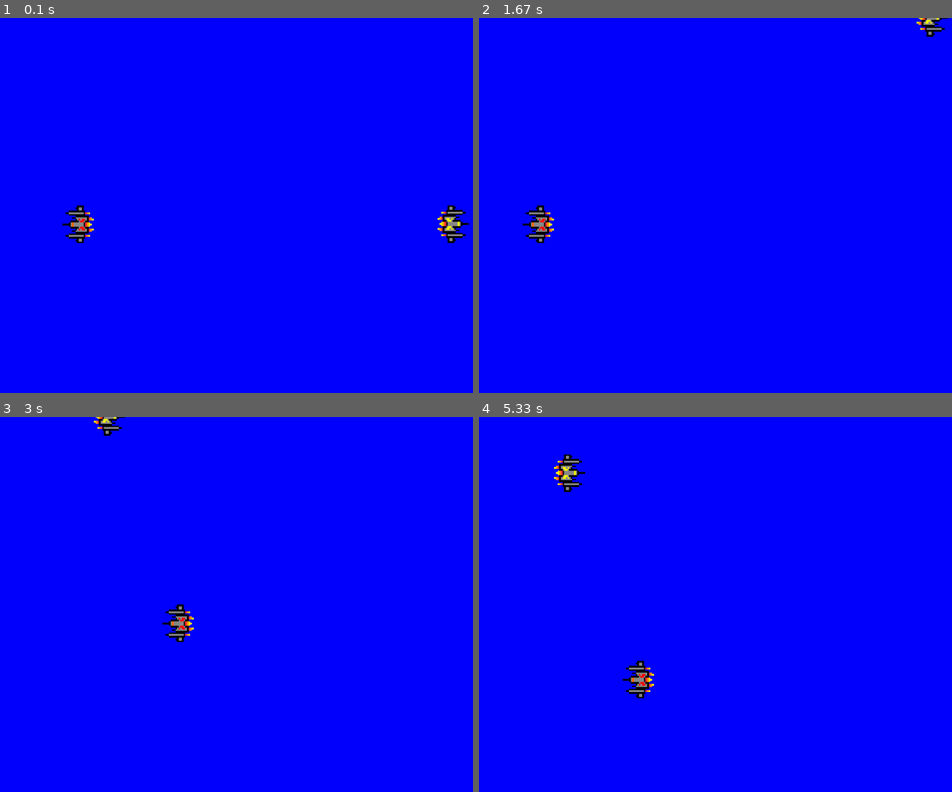
Above: before the commit, frames 1-4 (two rows, left to right).
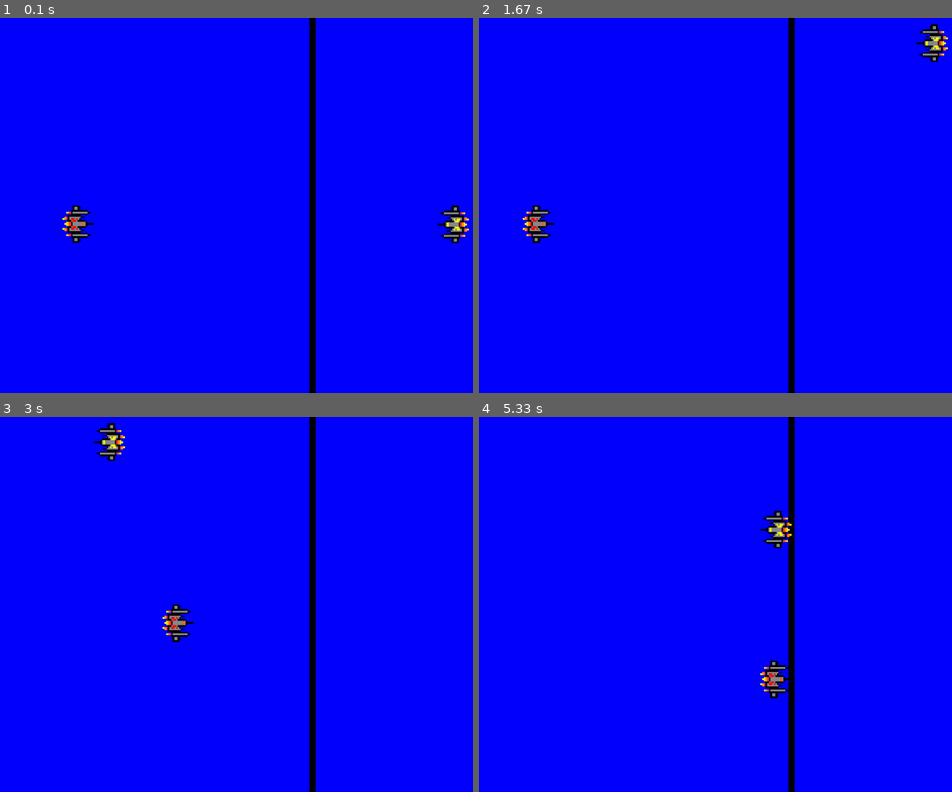
Above: after the commit, the same moments.

Repository: khanyicode/Spaceship_game_using_pygame
Game: pygame game, started from game.py
Two runs of this game, one before a commit and one after it. Both use one fixed random seed, a clock stepped at 60 frames per second and the inputs below.
Inputs:
- Up to frame 1 (0.1 s): no input
- Up to frame 2 (1.67 s): tap A at 0.33 s; hold Up 1.17-1.63 s
- Up to frame 3 (3 s): hold D 2.17-2.7 s; hold Left 2.17-2.7 s; hold Left from 2.73 s (still down); hold A from 2.73 s (still down)
- Up to frame 4 (5.33 s): release Left at 3.27 s; release A at 3.27 s; hold Down 3.3-3.6 s; hold S 3.3-3.6 s; hold Left 3.63-4.03 s; hold A 3.63-4.03 s; hold Up 4.07-4.43 s; hold W 4.07-4.43 s; hold Right 4.47-5.1 s; hold D 4.47-5.1 s; hold Down from 5.13 s (still down); hold S from 5.13 s (still down)

The runs differ from the first frame. In frame 1, 2.3% of the frame differs, in the area x 13-100%, y 0-100%; in frame 2, 2.3%; in frame 3, 2.3%; in frame 4, 2.9%, in the area x 15-67%, y 0-100%.

Commit message:
changed_spaceship_direction_added_border

Diff:
--- a/game.py
+++ b/game.py
@@ -10,8 +10,10 @@
 WIN = pygame.display.set_mode((WIDTH, HEIGHT))
 pygame.display.set_caption("MINI GAME")
 BLUE = (0, 0, 255)
+BLACK=(0,0,0)
 FPS = 70
 velocity=10
+BORDER=pygame.Rect(WIDTH//2-5,0,10,HEIGHT)
 SPACESHIP_WIDTH, SPACESHIP_HEIGHT = 60, 50
 
 # Initial positions of spaceships
@@ -21,16 +23,17 @@
 # Fix the paths and scale the images correctly
 def define_ships(spaceship_yellow, spaceship_red):
     YELLOW_SPACESHIP_IMAGE = pygame.image.load(os.path.join('Assets', f'{spaceship_yellow}.png'))
-    YELLOW_SPACESHIP_IMAGE = pygame.transform.rotate(pygame.transform.scale(YELLOW_SPACESHIP_IMAGE, (SPACESHIP_WIDTH, SPACESHIP_HEIGHT)), 90)
+    YELLOW_SPACESHIP_IMAGE = pygame.transform.rotate(pygame.transform.scale(YELLOW_SPACESHIP_IMAGE, (SPACESHIP_WIDTH, SPACESHIP_HEIGHT)), 270)
 
     RED_SPACESHIP_IMAGE = pygame.image.load(os.path.join('Assets', f'{spaceship_red}.png'))
-    RED_SPACESHIP_IMAGE = pygame.transform.rotate(pygame.transform.scale(RED_SPACESHIP_IMAGE, (SPACESHIP_WIDTH, SPACESHIP_HEIGHT)), 270)
+    RED_SPACESHIP_IMAGE = pygame.transform.rotate(pygame.transform.scale(RED_SPACESHIP_IMAGE, (SPACESHIP_WIDTH, SPACESHIP_HEIGHT)), -270)
 
     return YELLOW_SPACESHIP_IMAGE, RED_SPACESHIP_IMAGE
 
 
 def drawings(YELLOW_SPACESHIP_IMAGE, RED_SPACESHIP_IMAGE):
     WIN.fill(BLUE)
+    pygame.draw.rect(WIN,BLACK,BORDER)
     WIN.blit(YELLOW_SPACESHIP_IMAGE, (yellow_x, yellow_y))
     WIN.blit(RED_SPACESHIP_IMAGE, (red_x, red_y))
     pygame.display.update()
@@ -48,28 +51,29 @@
     crash_sound = mixer.Sound(f'Assets/{sound_name}.mp3')
     return crash_sound
 
-
 def handle_red_spaceship_movement(keys_pressed):
     global red_x, red_y
-    if keys_pressed[pygame.K_a]:  # moving to the left
+
+    if keys_pressed[pygame.K_a] and red_x - velocity > 0:  # moving to the left
         red_x -= velocity
-    if keys_pressed[pygame.K_d]:  # moving to the right
+    if keys_pressed[pygame.K_d] and red_x + velocity < BORDER.x:  # moving to the right
         red_x += velocity
-    if keys_pressed[pygame.K_w]:  # moving up
+    if keys_pressed[pygame.K_w] and red_y - velocity > 0:  # moving up
         red_y -= velocity
-    if keys_pressed[pygame.K_s]:  # moving down
+    if keys_pressed[pygame.K_s] and red_y + velocity < HEIGHT:  # moving down
         red_y += velocity
 
 
 def handle_yellow_spaceship_movement(keys_pressed):
     global yellow_x, yellow_y
-    if keys_pressed[pygame.K_LEFT]:  # moving to the left
+
+    if keys_pressed[pygame.K_LEFT] and yellow_x - velocity > 0:  # moving to the left
         yellow_x -= velocity
-    if keys_pressed[pygame.K_RIGHT]:  # moving to the right
+    if keys_pressed[pygame.K_RIGHT] and yellow_x + velocity < BORDER.x:  # moving to the right
         yellow_x += velocity
-    if keys_pressed[pygame.K_UP]:  # moving up
+    if keys_pressed[pygame.K_UP] and yellow_y - velocity > 0:  # moving up
         yellow_y -= velocity
-    if keys_pressed[pygame.K_DOWN]:  # moving down
+    if keys_pressed[pygame.K_DOWN] and yellow_y + velocity < HEIGHT:  # moving down
         yellow_y += velocity
 
 
